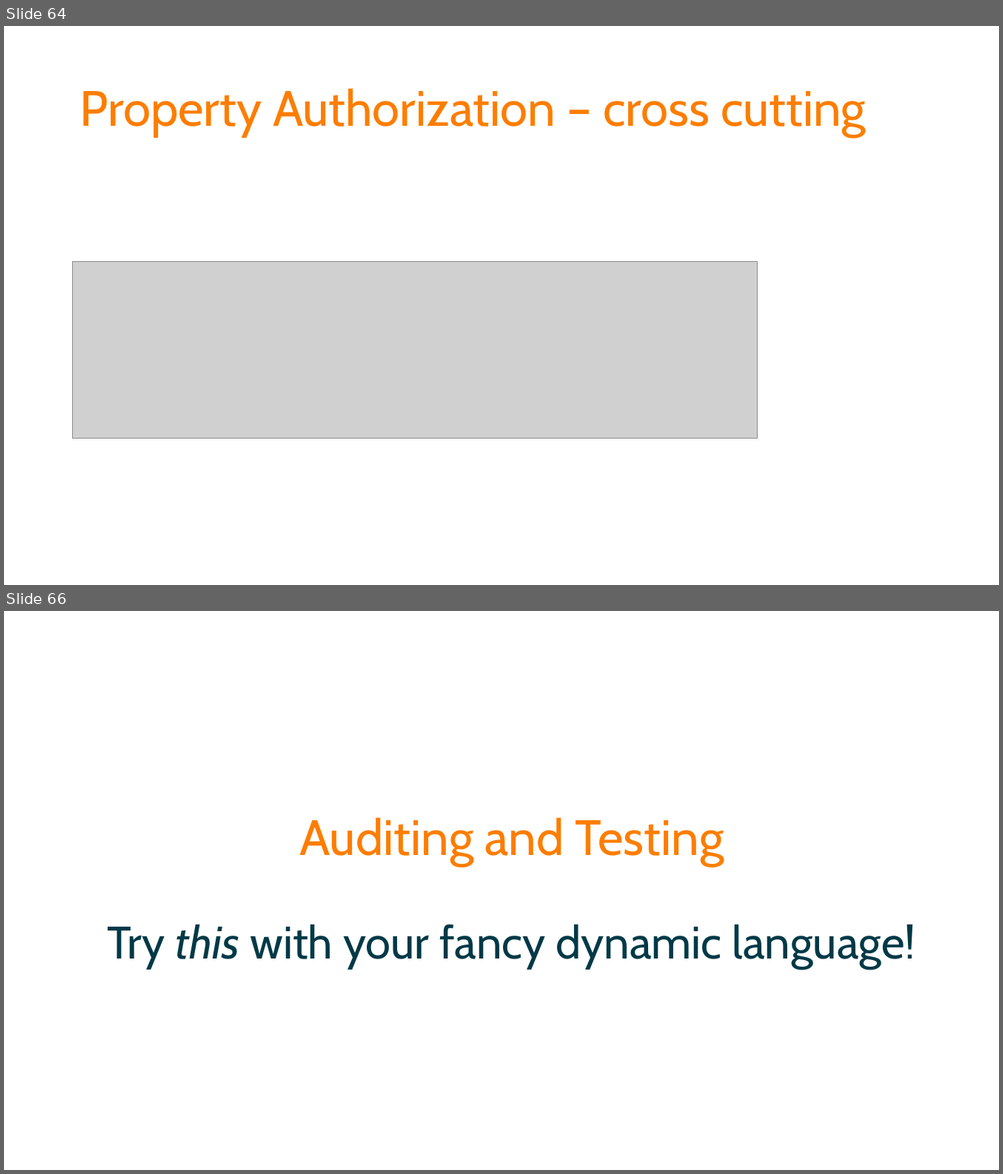
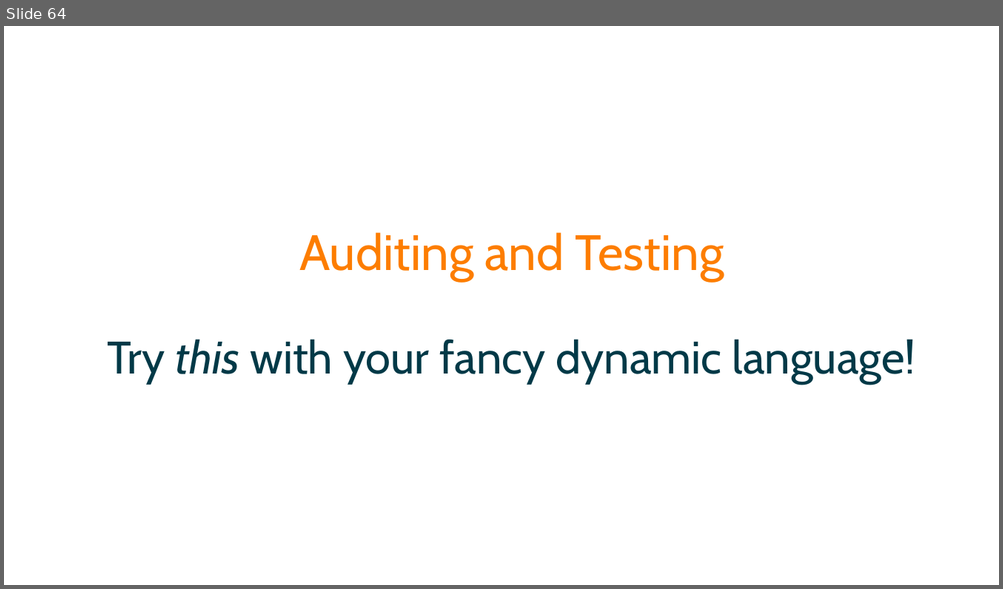
Before and after one commit to spetryjohnson/Talk---Dont-Write-Secure-Code-Design-Secure-Systems, a slide deck: Secure Systems - CodeMash 2017.pptx. Shown one above the other, each under a label of ours: slides 64 and 66 before the commit, slide 64 after it; the slides between them are not shown. The pictures are 1003x1174 and 1003x589 pixels, drawn with LibreOffice and Linux fonts; fonts in the diff are those of the drawing; grey boxes stand for pictures. Boxes give left, top, right and bottom in pixels: in the first picture for what was removed or moved away, otherwise in the second. Text is boxed around its words. In the diff, an @@ line names an element or a change of style, - is before the commit and + after.

```diff
--- a/Secure Systems - CodeMash 2017.pptx
+++ b/Secure Systems - CodeMash 2017.pptx
@@ slide 64 removed at [4,26,999,585], background #FFFFFF @@
@@ title removed at [79,88,865,137] @@
-Property Authorization – cross cutting
@@ picture removed at [73,262,757,439] @@
@@ what was slide 66 is now slide 64 @@
```
Also in this commit, not shown: 1 slide changed, 1 other slide removed, 2 other files.
